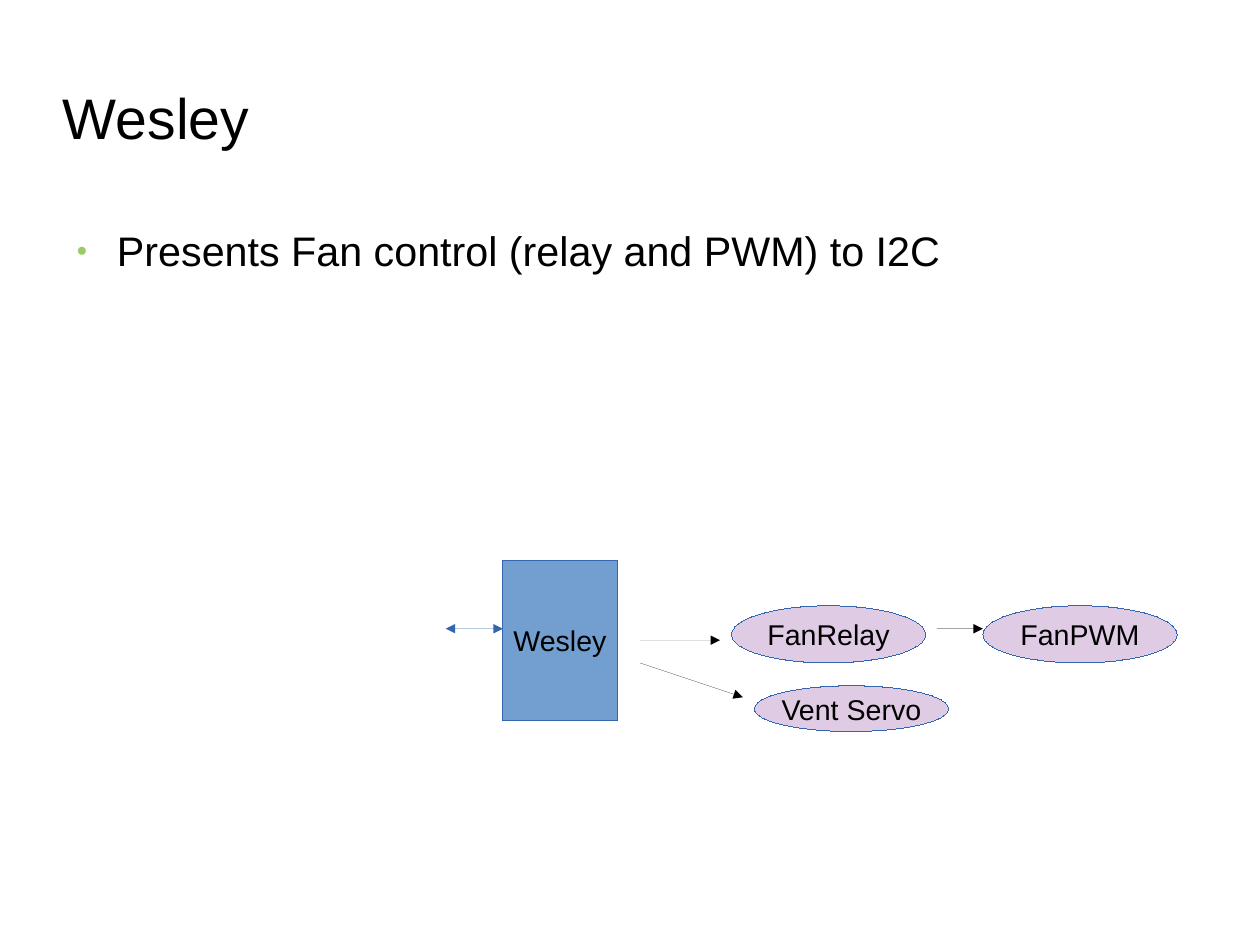
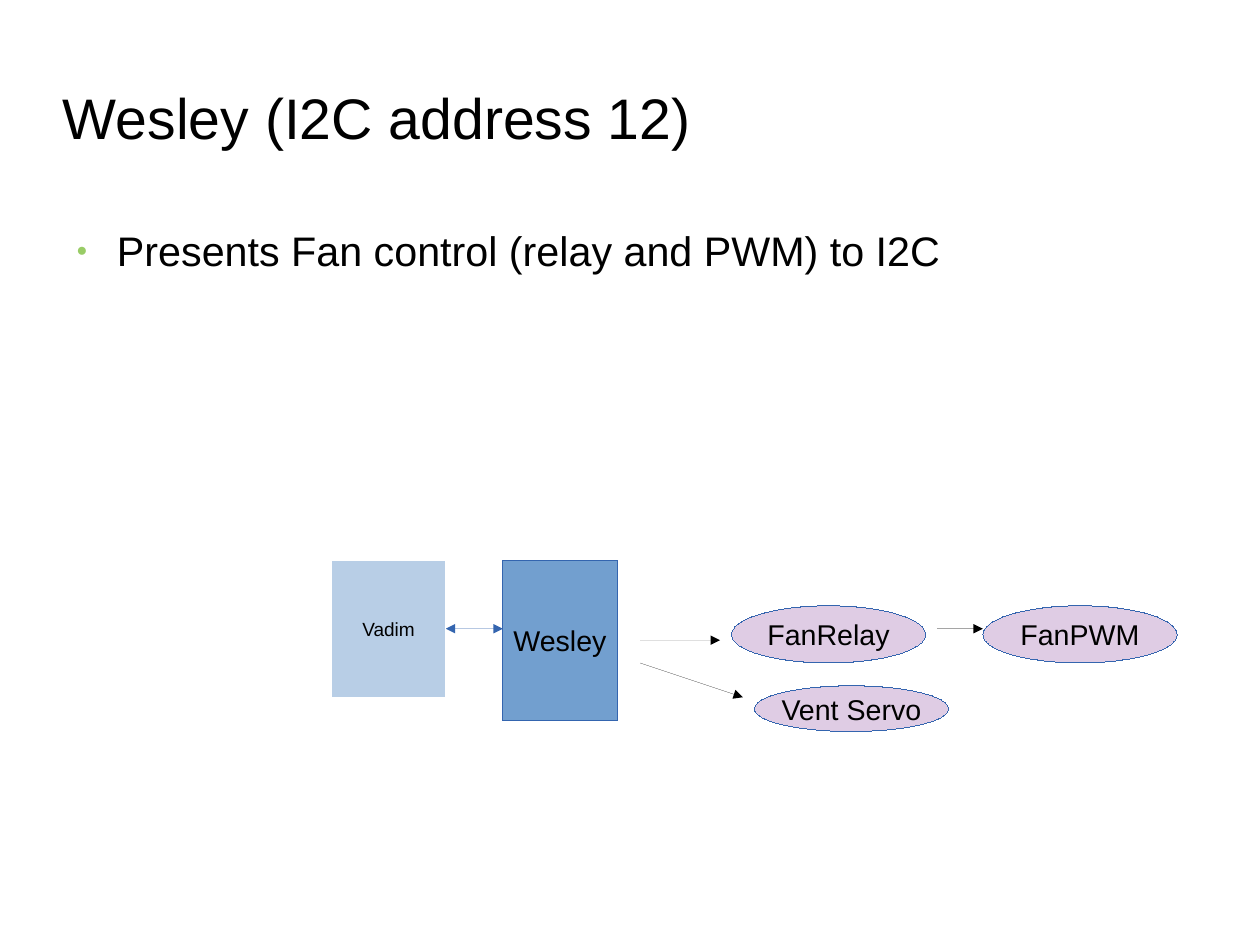
Before and after one commit to jeremyshaw/microgreenhouse, a slide deck: slide 8 of finalPresentation.odp. Drawn at 1260x945 pixels with LibreOffice and Linux fonts; fonts in the diff are those of the drawing; background and template pictures are left out. Boxes give left, top, right and bottom in pixels: in the first picture for what was removed or moved away, otherwise in the second. Text is boxed around its words. In the diff, an @@ line names an element or a change of style, - is before the commit and + after.

```diff
--- a/finalPresentation.odp
+++ b/finalPresentation.odp
@@ title at [63, 97, 691, 150]: text changed @@
-Wesley
+Wesley (I2C address 12)
@@ rectangle added at [332, 560, 446, 697], fill #729FCF at 50% opacity, outline #FFFFFF 0 pt, 12 pt, text #000000 @@
+Vadim
```
Also in this commit, not shown: 2 other slides changed, 1 slide removed, 1 other file.
